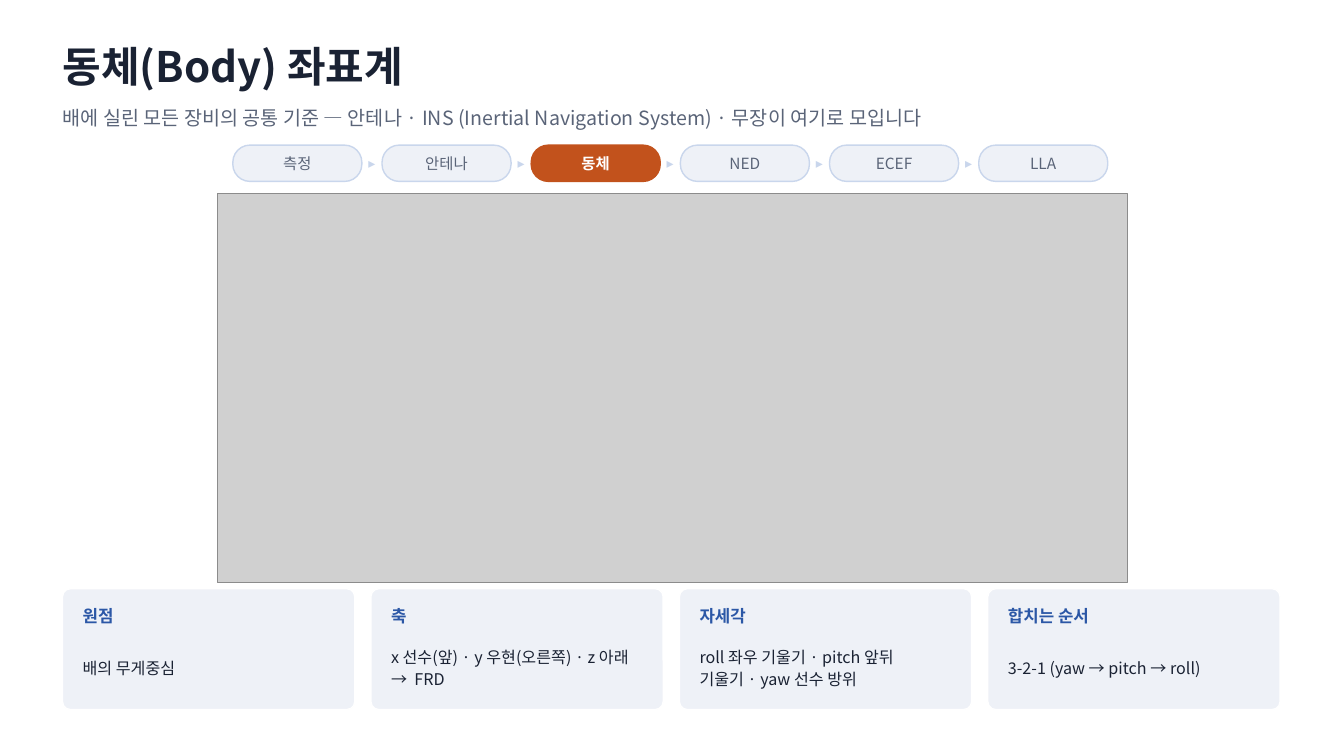
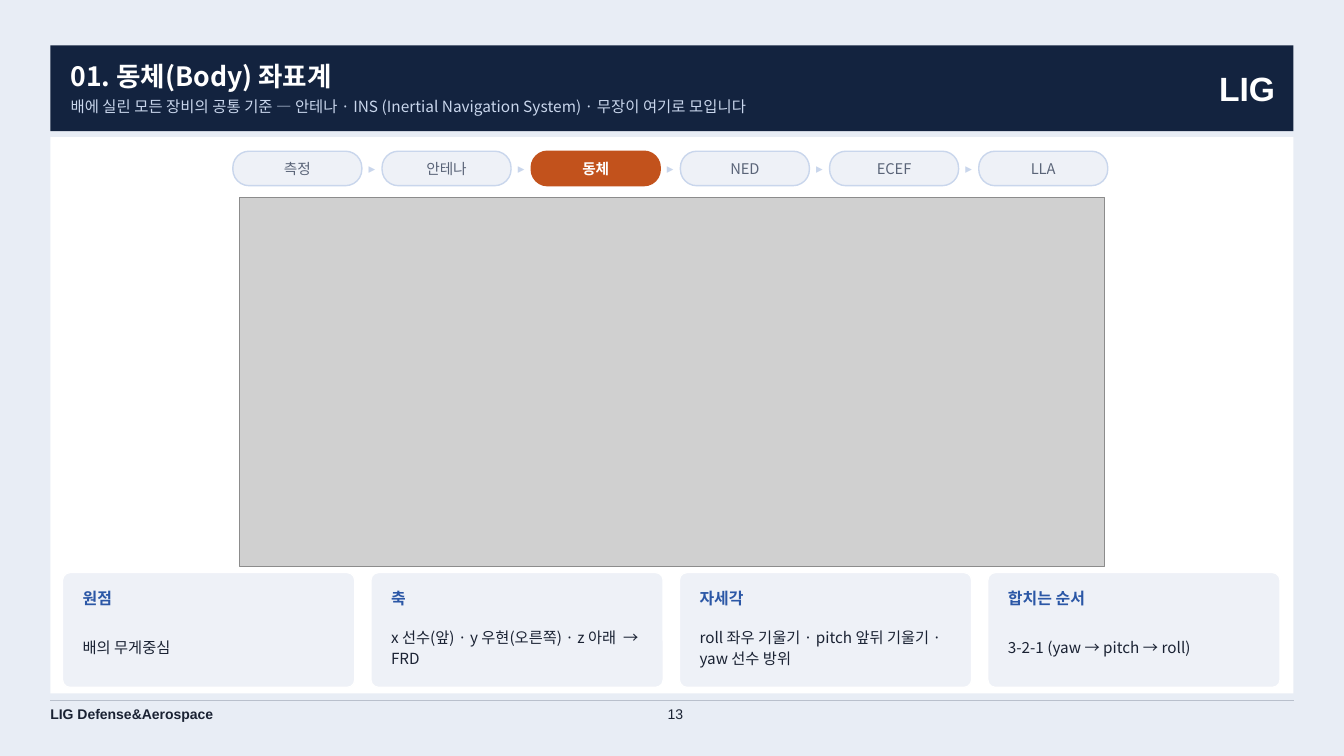
Before and after one commit to harley-hwan/IpcProc, a slide deck: slide 13 of Part2_CoordFrames/ref/산출물/Chapter2_coordinate_systems.pptx. Drawn at 1344x756 pixels with LibreOffice and Linux fonts; fonts in the diff are those of the drawing; grey boxes stand for pictures. Boxes give left, top, right and bottom in pixels: in the first picture for what was removed or moved away, otherwise in the second. Text is boxed around its words. In the diff, an @@ line names an element or a change of style, - is before the commit and + after.

```diff
--- a/Part2_CoordFrames/ref/산출물/Chapter2_coordinate_systems.pptx
+++ b/Part2_CoordFrames/ref/산출물/Chapter2_coordinate_systems.pptx
@@ background #FFFFFF to #E8EDF5 @@
@@ rectangle added at (50,45,1294,131), fill #13233F @@
@@ text removed at (62,46,403,92) @@
-동체(Body) 좌표계
@@ text "01. 동체(Body) 좌표계": place and size @@
-text "01. 동체(Body) 좌표계" at (62,109,921,130)
+text "01. 동체(Body) 좌표계" at (71,63,746,116)
@@ text at (71,63,331,92): paragraph added @@
+01. 동체(Body) 좌표계
@@ text added at (1219,77,1275,102), 24 pt, text #FFFFFF, bold @@
+LIG
@@ text at (71,99,746,116): size 14 to 11 pt, text colour #5A6478 to #C9D6EC in "배에 실린 모든 장비의 공통 기준 — ..."; line spacing 1 to 14pt @@
@@ rectangle added at (50,137,1294,694), fill #FFFFFF @@
@@ size 10 to 9.5 pt in 5 elements at (362,151,382,186), (511,151,531,186), (660,151,681,186), (810,151,830,186), (959,151,979,186) @@
@@ size 11 to 10.5 pt in 6 elements at (284,162,311,175), (426,162,466,175), (582,161,609,176), (730,163,759,174), (877,163,912,174), (1031,163,1056,174) @@
@@ 6 rounded rectangles: place and size @@
-6 rounded rectangles at (233,145,1108,181)
+6 rounded rectangles at (233,151,1108,186)
@@ picture: place and size @@
-picture at (217,194,1127,583)
+picture at (240,198,1105,568)
@@ rounded rectangle: place and size @@
-rounded rectangle at (63,589,355,710)
+rounded rectangle at (63,573,355,688)
@@ rounded rectangle: place and size @@
-rounded rectangle at (371,589,663,710)
+rounded rectangle at (371,573,663,688)
@@ rounded rectangle: place and size @@
-rounded rectangle at (680,589,972,710)
+rounded rectangle at (680,573,972,688)
@@ rounded rectangle: place and size @@
-rounded rectangle at (988,589,1280,710)
+rounded rectangle at (988,573,1280,688)
@@ 4 texts: place and size @@
-4 texts at (83,608,1089,624)
+4 texts at (83,590,1085,606)
@@ size 12 to 11.4 pt in 4 elements at (83,590,112,605), (391,590,406,606), (700,590,744,606), (1008,590,1085,606) @@
@@ 4 texts: place and size @@
-4 texts at (83,649,1200,689)
+4 texts at (83,630,1191,668)
@@ size 11.5 to 10.9 pt; line spacing 16pt to 15.2pt in 4 elements at (83,640,170,654), (391,630,616,664), (700,630,929,668), (1008,640,1191,657) @@
@@ line added from (50, 701) to (1294, 701), #B9C0CC 0.75 pt @@
@@ text added at (50,709,213,722), 10 pt, text #1A2233, bold @@
+LIG Defense&Aerospace
@@ page number added at (668,709,684,719), 10 pt, text #1A2233 @@
+13
```
Also in this commit, not shown: 34 other slides changed, 9 other files.
